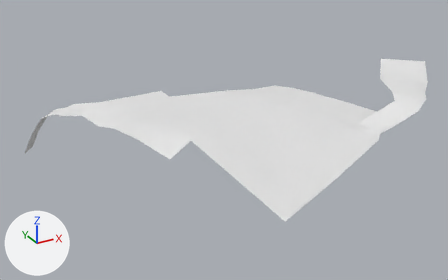
The FBX model Assets/Game Assets/Props/Placeta/water.fbx, before and after one commit.
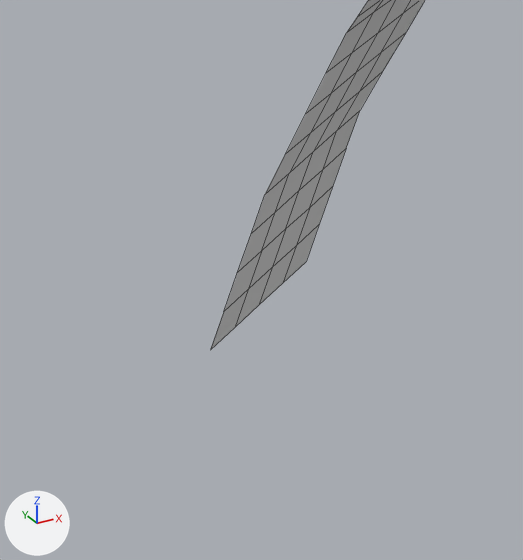
Each version is shown whole from a camera (50 mm lens) standing at (-852.1, -921.6, 209.1) and looking at (-743.8, -724.6, 110.6), then close up on the part from 1% to 12% of the width and 44% to 62% of the height. Lighting does not change. The marker at lower left points along +X, +Y and +Z. The close-ups show mesh edges as thin lines. Where no turn or scale is listed for an object, it has been applied to the vertices.
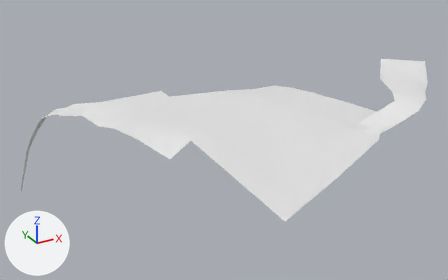
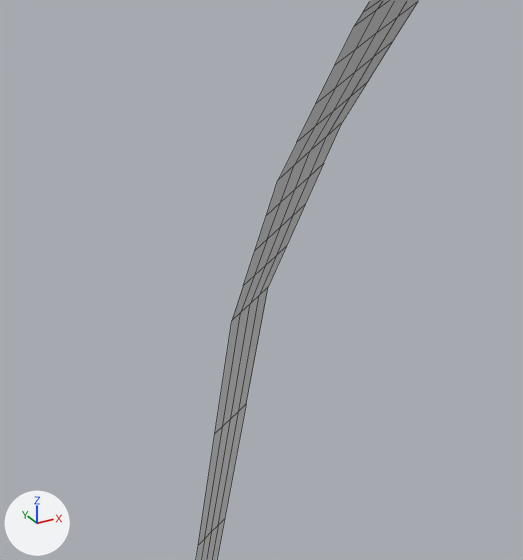
Pixel boxes [x1, y1, x2, y2] of what changed, in the close-ups (523 x 560 px):
'Plane', reshaped: before [210, 0, 425, 350]; after [196, 0, 419, 560]

What the commit changed:
me_mesh is used by ob_plane; location (0.0, 0.0, 0.0).
me_mesh had 880 vertices, 768 faces and spanned x -811.0..-650.0, y -800.0..-667.0, z 99.0..132.0.
me_mesh now has 900 vertices, 784 faces and spans x -814.0..-650.0, y -800.0..-667.0, z 79.0..132.0.
Part 1, on me_mesh:
14 vertices are removed from x -811.0..-803.0, y -676.0..-667.0, z 99.0..107.0.
23 faces are deleted.
7 vertices move from x -808.0..-801.0, y -677.0..-669.0, z 99.0..111.0 to x -808.0..-801.0, y -676.0..-669.0, z 99.0..111.0.
28 vertices are added at x -814.0..-803.0, y -675.0..-667.0, z 79.0..107.0.
6 new vertices lie (1.0, -1.0, 5.0) away from vertices in x -814.0..-812.0, y -669.0..-667.0, z 79.0..89.0.
39 new faces join them.
